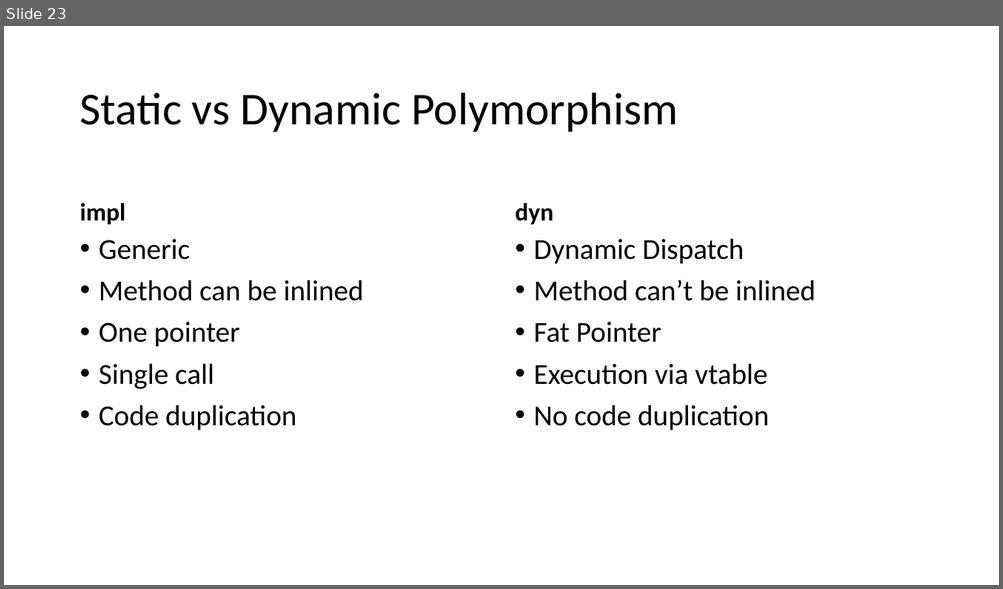
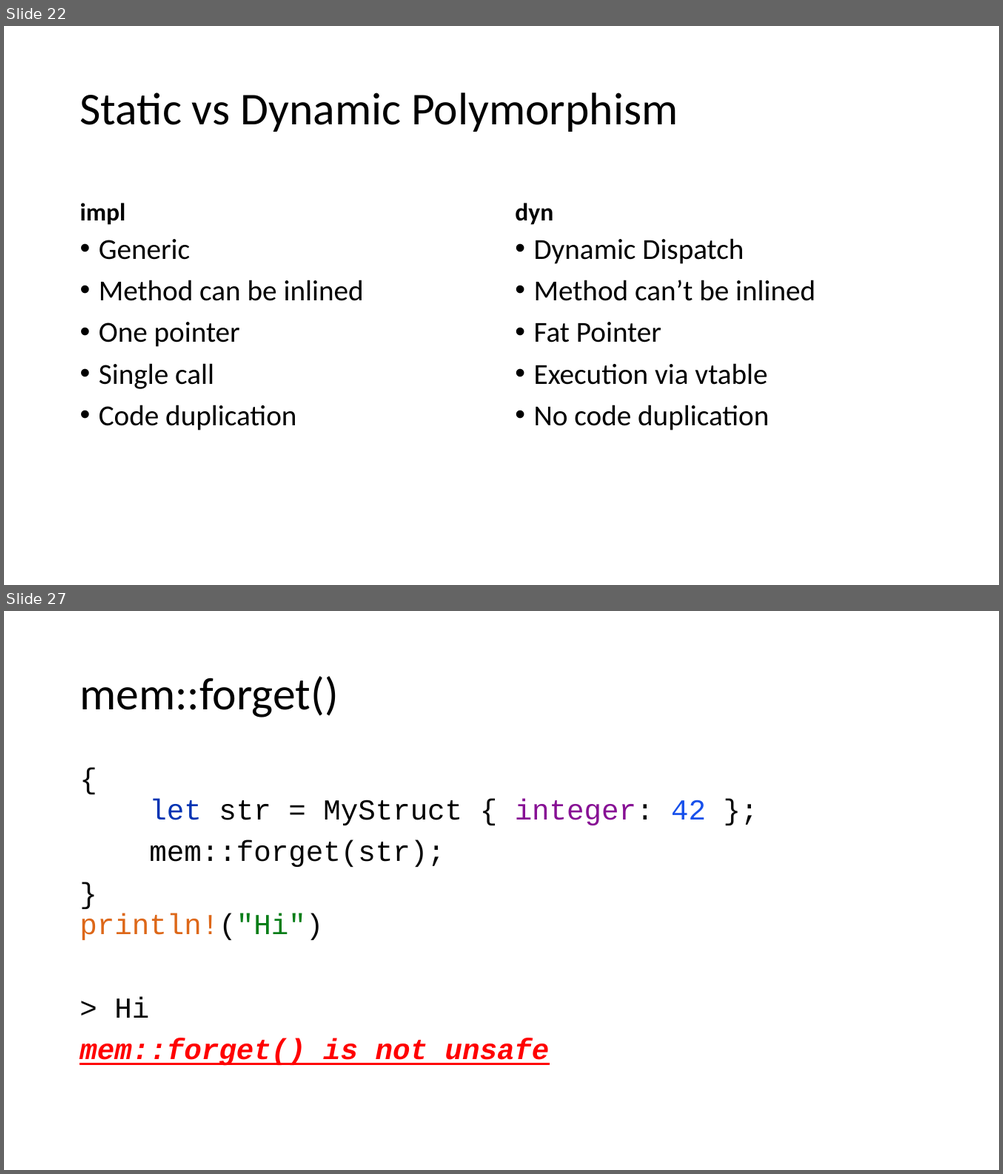
Before and after one commit to kugushev/course-rust-basics, a slide deck: src/06-OopFp/06-OopFp.pptx. Shown one above the other, each under a label of ours: slide 23 before the commit, slides 22 and 27 after it; the slides between them are not shown. The pictures are 1003x589 and 1003x1174 pixels, drawn with LibreOffice and Linux fonts; fonts in the diff are those of the drawing. Boxes give left, top, right and bottom in pixels: in the first picture for what was removed or moved away, otherwise in the second. Text is boxed around its words. In the diff, an @@ line names an element or a change of style, - is before the commit and + after.

```diff
--- a/src/06-OopFp/06-OopFp.pptx
+++ b/src/06-OopFp/06-OopFp.pptx
@@ slide 27 added at (4,611,999,1170), background #FFFFFF @@
@@ title added at (79,676,338,718), 44 pt, text #000000 @@
+mem::forget()
@@ text added at (79,799,706,1066), 28 pt, text #FF0000 @@
+{
+let str = MyStruct { integer: 42 };
+mem::forget(str);
+}
+println!("Hi")
+> Hi
+mem::forget() is not unsafe
@@ what was slide 23 is now slide 22 @@
```
Also in this commit, not shown: 7 other slides added, 1 slide removed, 1 other file.
